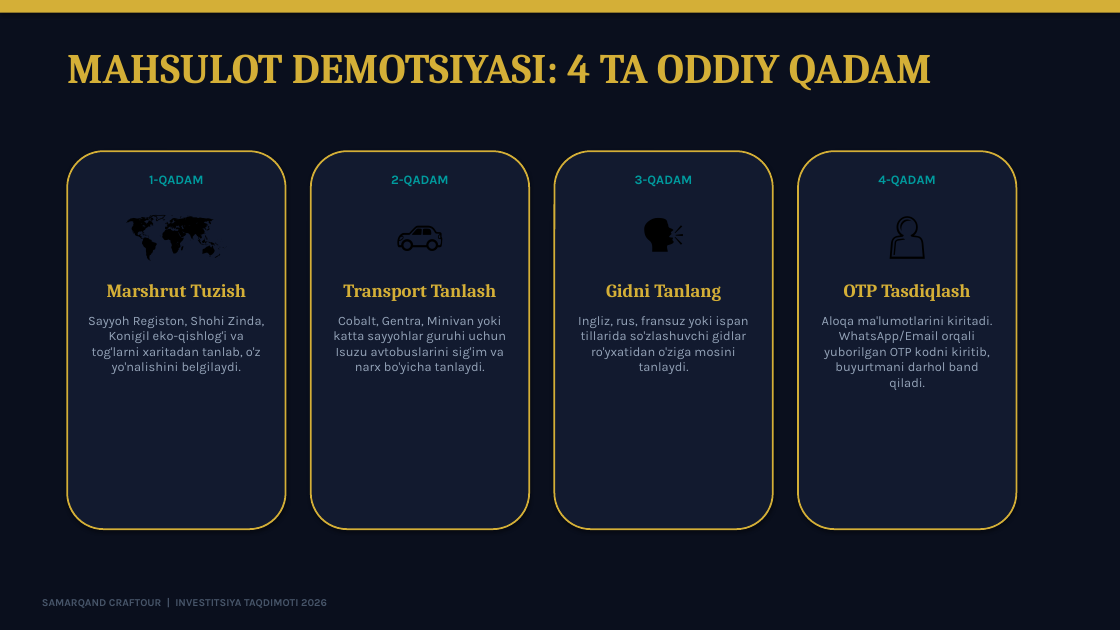
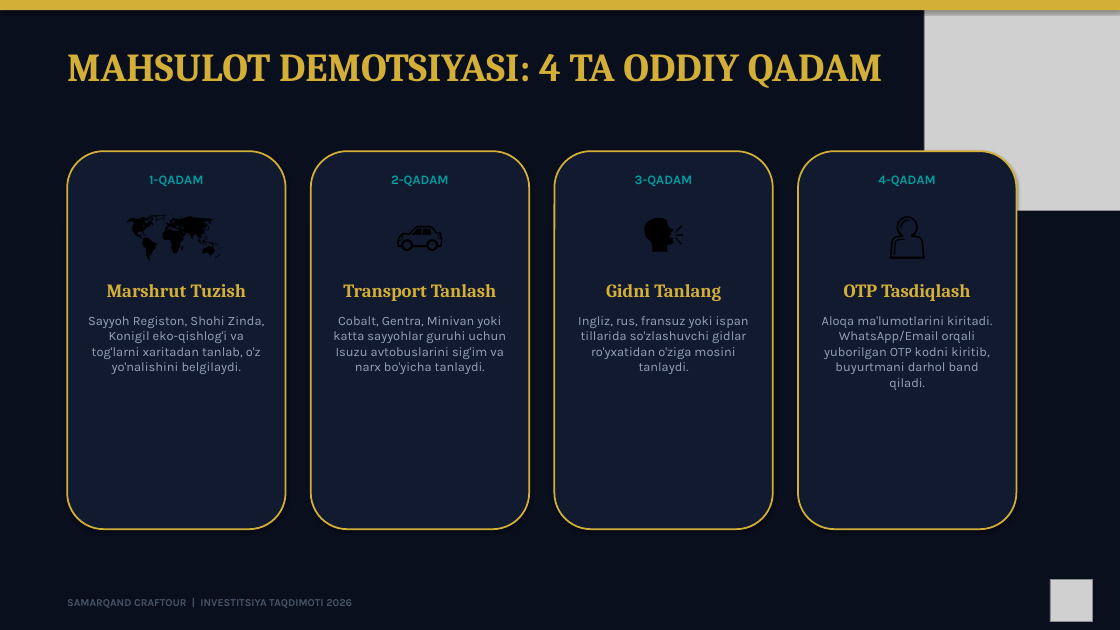
Before and after one commit to mikemukhriddin-hub/uzbek-trip-, a slide deck: slide 4 of Samarqand_CrafTour_Investor_Pitch_Deck.pptx. Drawn at 1120x630 pixels with LibreOffice and Linux fonts; fonts in the diff are those of the drawing; grey boxes stand for pictures. Boxes give left, top, right and bottom in pixels: in the first picture for what was removed or moved away, otherwise in the second. Text is boxed around its words. In the diff, an @@ line names an element or a change of style, - is before the commit and + after.

```diff
--- a/Samarqand_CrafTour_Investor_Pitch_Deck.pptx
+++ b/Samarqand_CrafTour_Investor_Pitch_Deck.pptx
@@ picture added at [924, 0, 1120, 210] @@
@@ text "MAHSULOT DEMOTSIYASI: 4 TA ODDIY ..." at [67, 54, 883, 88]: size 36 to 34 pt @@
@@ text "SAMARQAND CRAFTOUR | INVESTITSIYA TAQDIMOTI ...": place and size @@
-text "SAMARQAND CRAFTOUR | INVESTITSIYA TAQDIMOTI ..." at [42, 599, 327, 608]
+text "SAMARQAND CRAFTOUR | INVESTITSIYA TAQDIMOTI ..." at [67, 599, 352, 608]
@@ picture added at [1050, 580, 1092, 622] @@
```
Also in this commit, not shown: 7 other slides changed, 19 other files.
